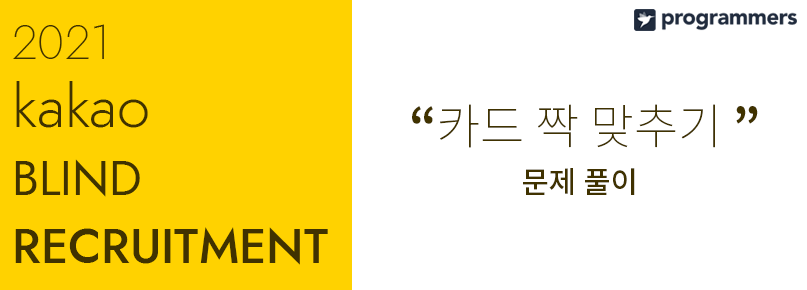
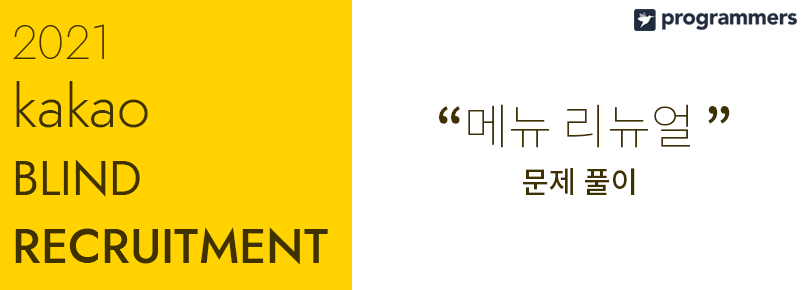
Before/after of a 807×290 layered artwork. What changed in the layer stack:
renamed "“카드 짝 맞추기 ”" to "“메뉴 리뉴얼 ”", painted on it over [412, 104, 758, 148]
